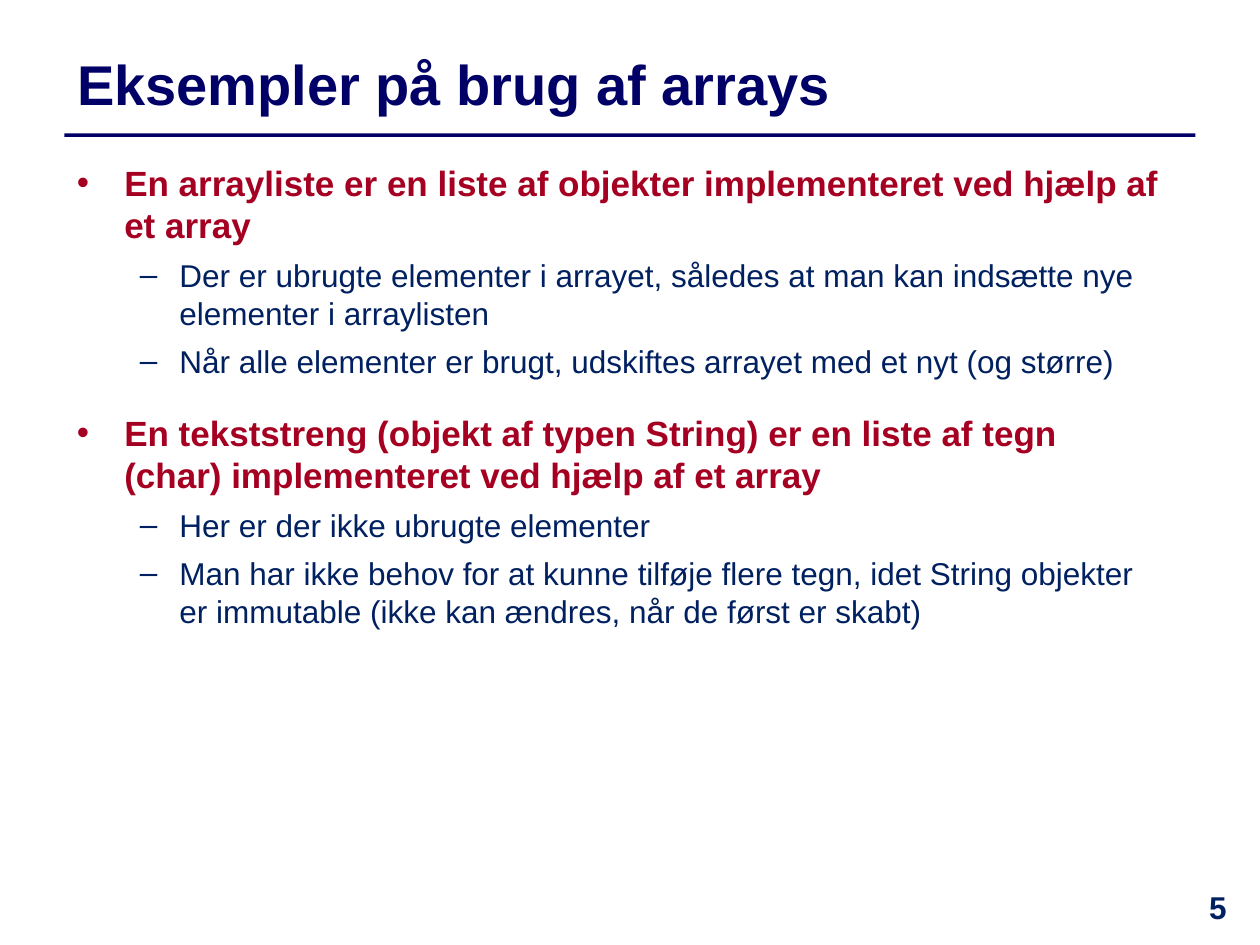
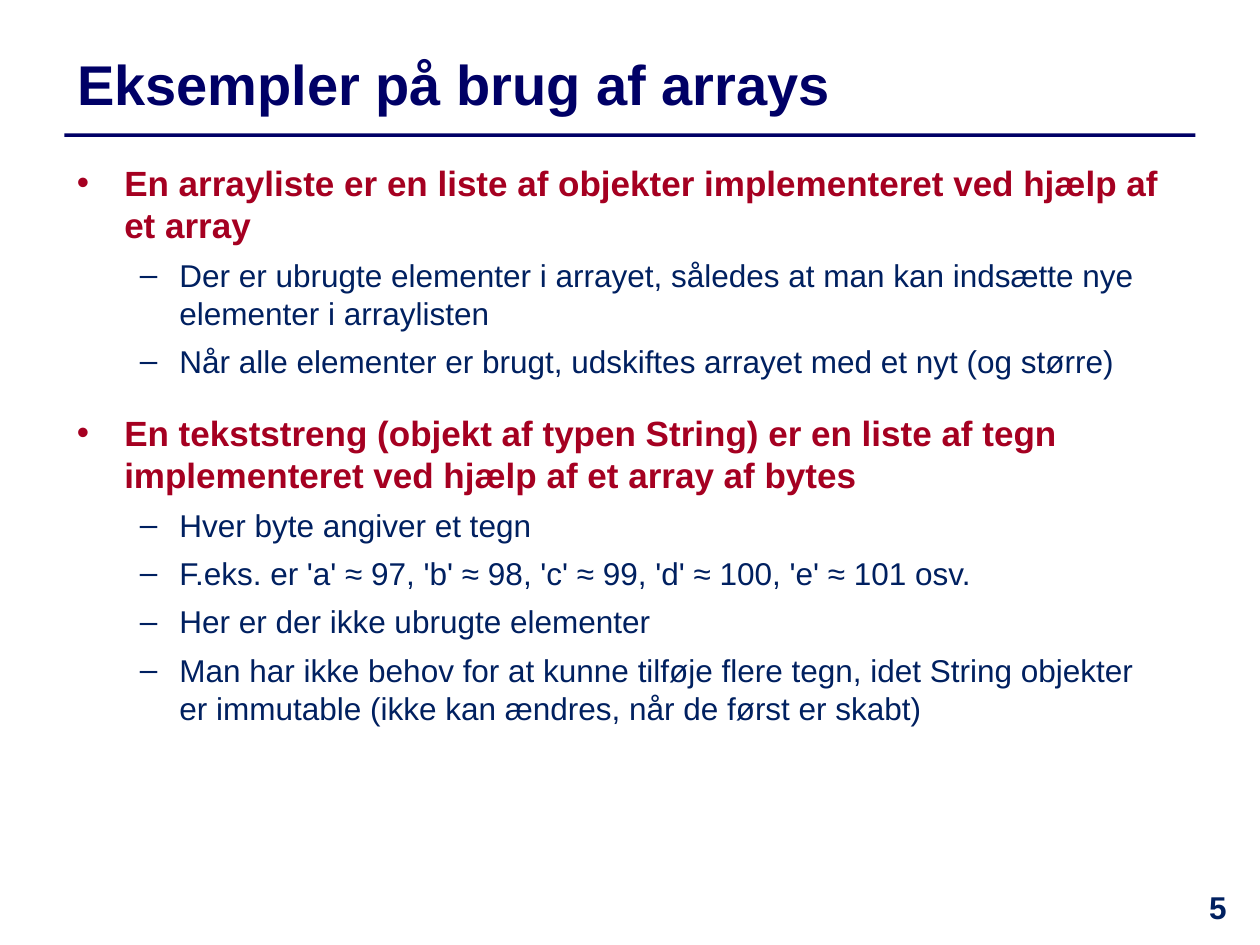
Before and after one commit to IntProgAU/Materiale, a slide deck: slide 5 of web/e21/uge_9/Slides-Uge9.pptx. Drawn at 1260x945 pixels with LibreOffice and Linux fonts; fonts in the diff are those of the drawing. Boxes give left, top, right and bottom in pixels: in the first picture for what was removed or moved away, otherwise in the second. Text is boxed around its words. In the diff, an @@ line names an element or a change of style, - is before the commit and + after.

```diff
--- a/web/e21/uge_9/Slides-Uge9.pptx
+++ b/web/e21/uge_9/Slides-Uge9.pptx
@@ text at [124, 420, 1056, 589]: text changed @@
-  • En tekststreng (objekt af typen String) er en liste af tegn (char) implementeret ved hjælp af et array
+  • En tekststreng (objekt af typen String) er en liste af tegn implementeret ved hjælp af et array af bytes
+  – Hver byte angiver et tegn
+  – F.eks. er 'a' ≈ 97, 'b' ≈ 98, 'c' ≈ 99, 'd' ≈ 100, 'e' ≈ 101 osv.
```
Also in this commit, not shown: 6 other slides changed, 4 other files.
